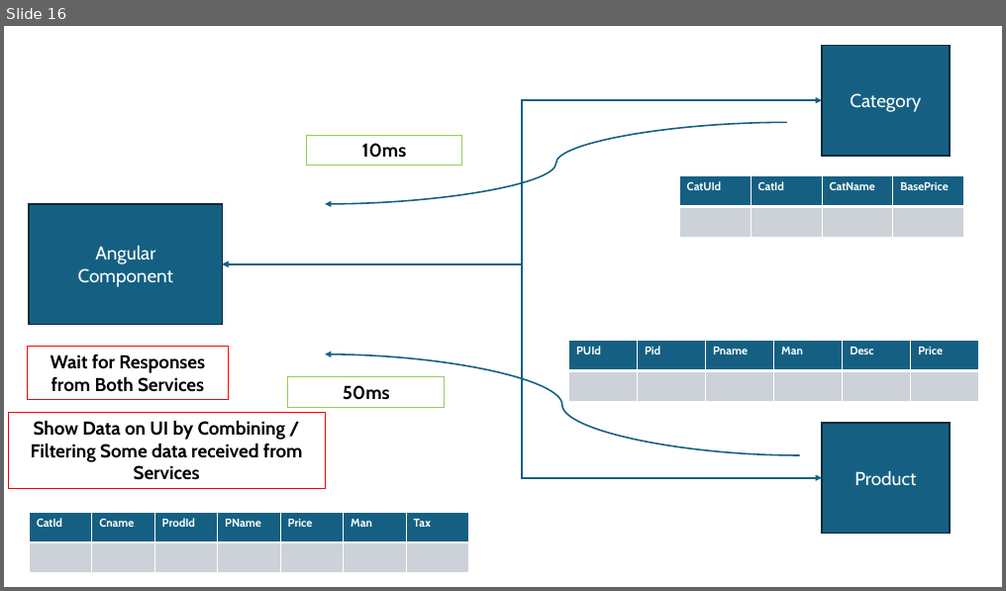
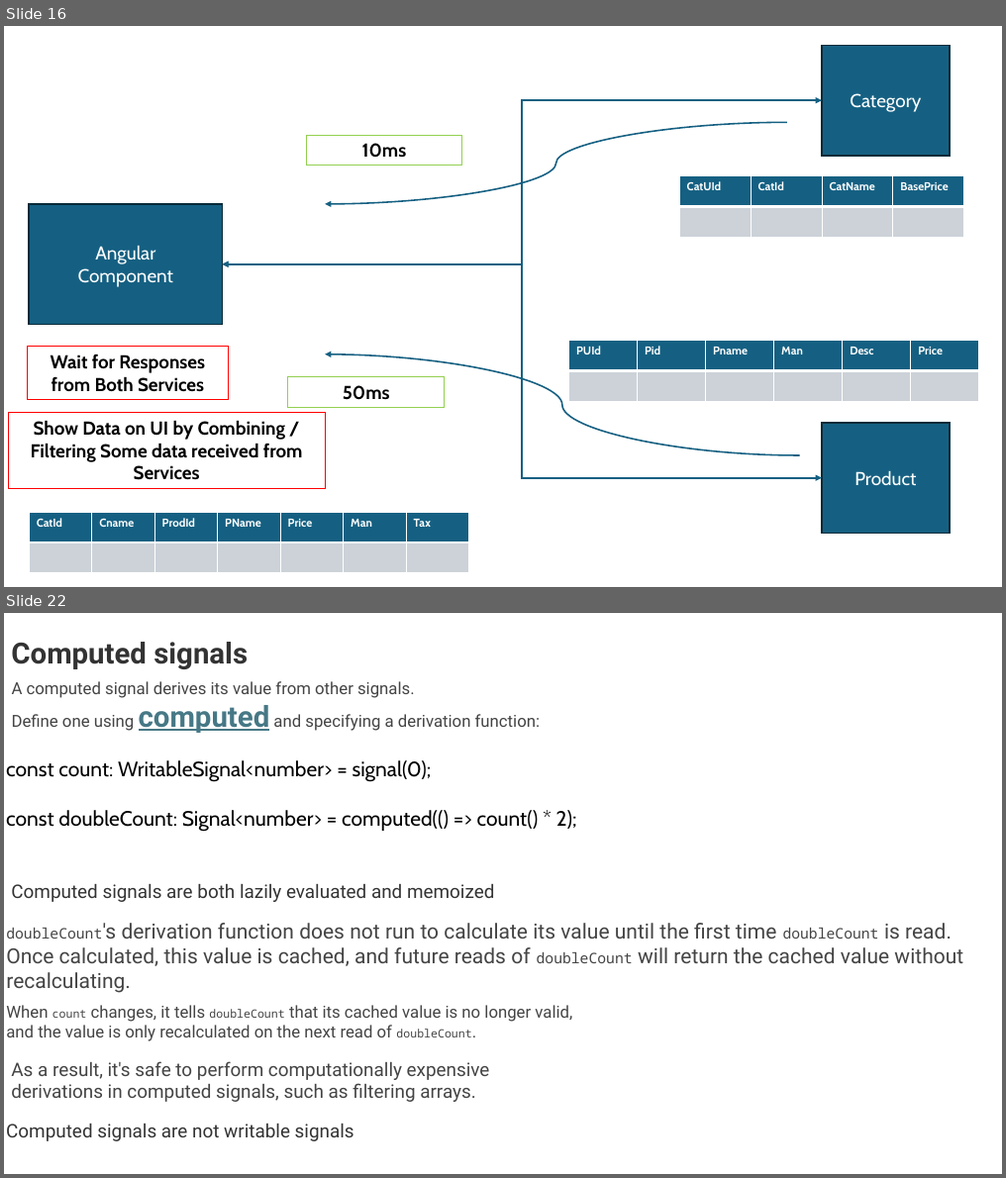
Before and after one commit to maheshsabnis/ng17guard, a slide deck: my-ng-app/Angular_Training_Images.pptx. Shown one above the other, each under a label of ours: slide 16 before the commit, slides 16 and 22 after it; the slides between them are not shown. The pictures are 1006x591 and 1006x1178 pixels, drawn with LibreOffice and Linux fonts; fonts in the diff are those of the drawing. Boxes give left, top, right and bottom in pixels: in the first picture for what was removed or moved away, otherwise in the second. Text is boxed around its words. In the diff, an @@ line names an element or a change of style, - is before the commit and + after.

```diff
--- a/my-ng-app/Angular_Training_Images.pptx
+++ b/my-ng-app/Angular_Training_Images.pptx
@@ slide 22 added at (4,613,1002,1174), background #FFFFFF @@
@@ text added at (11,642,248,669), 28 pt, text #333333, bold @@
+Computed signals
@@ text added at (12,681,540,733), 16 pt, text #444444 @@
+A computed signal derives its value from other signals.
+Define one using computed and specifying a derivation function:
@@ text added at (6,761,577,832), 20 pt, text #000000 @@
+const count: WritableSignal<number> = signal(0);
+const doubleCount: Signal<number> = computed(() => count() * 2);
@@ text added at (11,884,494,902), 18 pt, text #333333 @@
+Computed signals are both lazily evaluated and memoized
@@ text added at (6,923,963,993), 20 pt, text #444444 @@
+doubleCount's derivation function does not run to calculate its value until the first time doubleCount is read.
+Once calculated, this value is cached, and future reads of doubleCount will return the cached value without recalculating.
@@ text added at (6,1005,572,1042), 16 pt, text #444444 @@
+When count changes, it tells doubleCount that its cached value is no longer valid,
+and the value is only recalculated on the next read of doubleCount.
@@ text added at (11,1061,490,1102), 18 pt, text #444444 @@
+As a result, it's safe to perform computationally expensive derivations in computed signals, such as filtering arrays.
@@ text added at (6,1124,354,1142), 18 pt, text #333333 @@
+Computed signals are not writable signals
```
Also in this commit, not shown: 5 other slides added, 23 other files.
